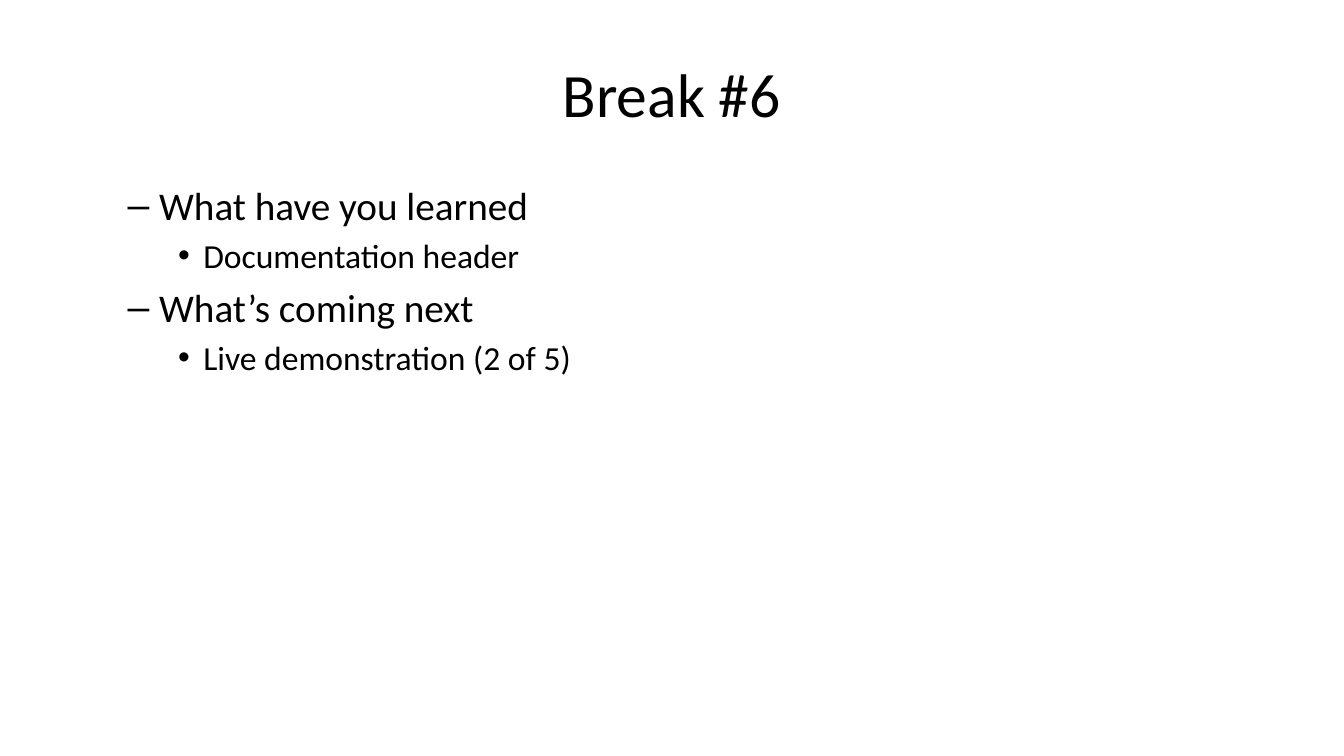
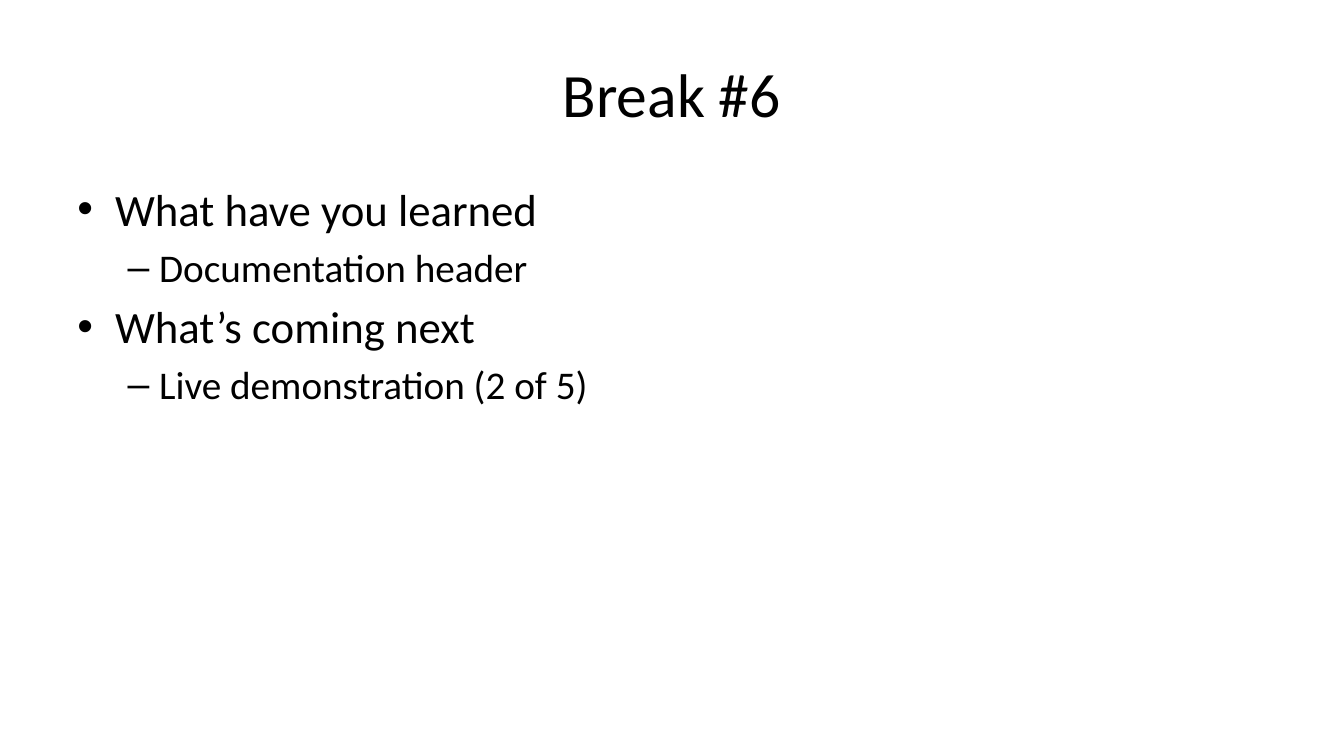
Before and after one commit to pmean/introduction-to-SAS, a slide deck: slide 43 of results/5507-01-simon-sildes-and-speaker-notes.pptx. Drawn at 1344x756 pixels with LibreOffice and Linux fonts; fonts in the diff are those of the drawing. Boxes give left, top, right and bottom in pixels: in the first picture for what was removed or moved away, otherwise in the second. Text is boxed around its words. In the diff, an @@ line names an element or a change of style, - is before the commit and + after.

```diff
--- a/results/5507-01-simon-sildes-and-speaker-notes.pptx
+++ b/results/5507-01-simon-sildes-and-speaker-notes.pptx
@@ text "What have you learned" at (115, 195, 588, 405): size 28 to 32 pt in "What have you learned", "What’s coming next"; size 24 to 28 pt in "Documentation header", "Live demonstration (2 of 5)"; bullet – to •; list level 2 to 1 in "What have you learned"; bullet • to –; list level 3 to 2 in "Documentation header"; list level 2 to 1 in "What’s coming next"; list level 3 to 2 in "Live demonstration (2 of 5)" @@
```
Also in this commit, not shown: 19 other slides changed, 1 other file.
